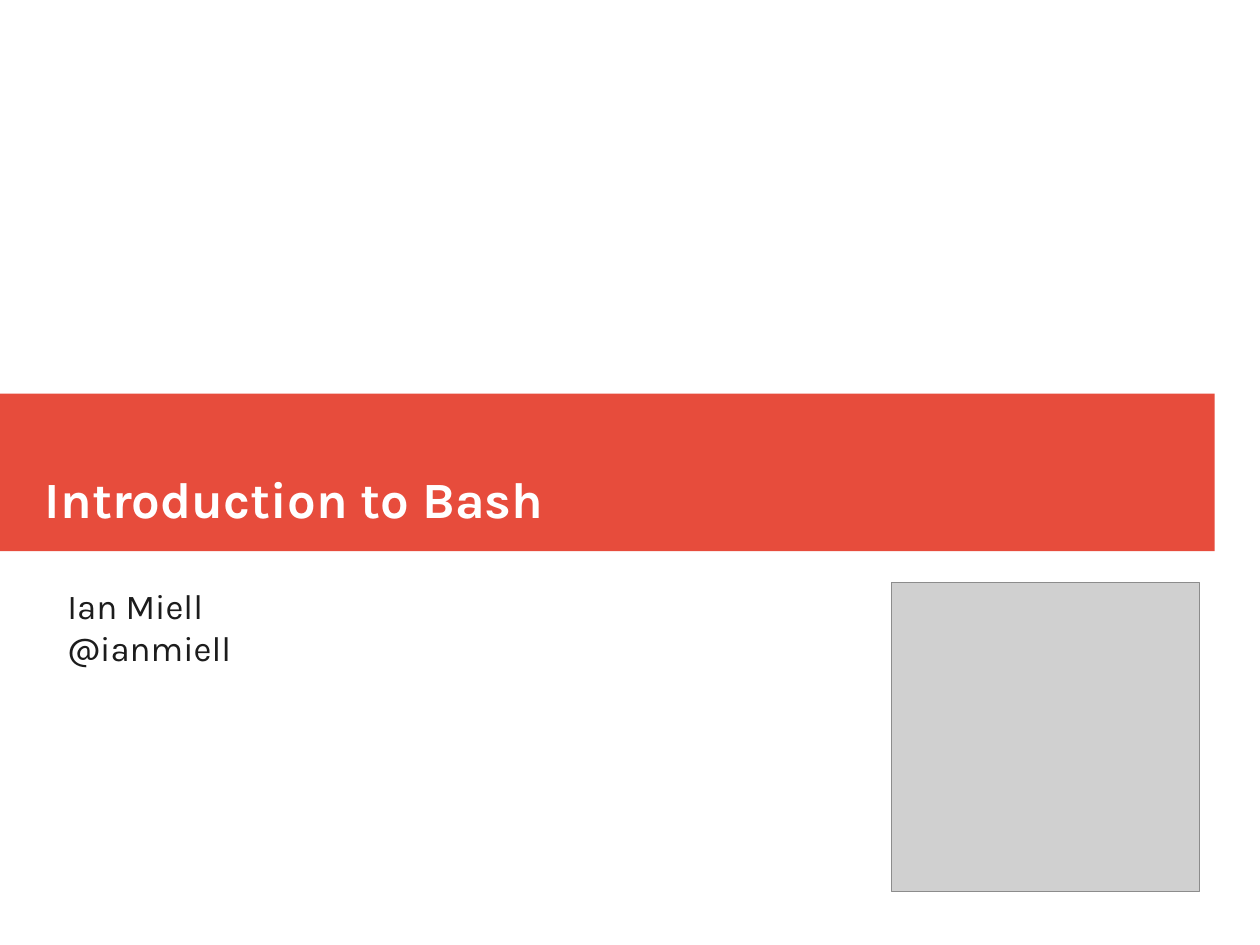
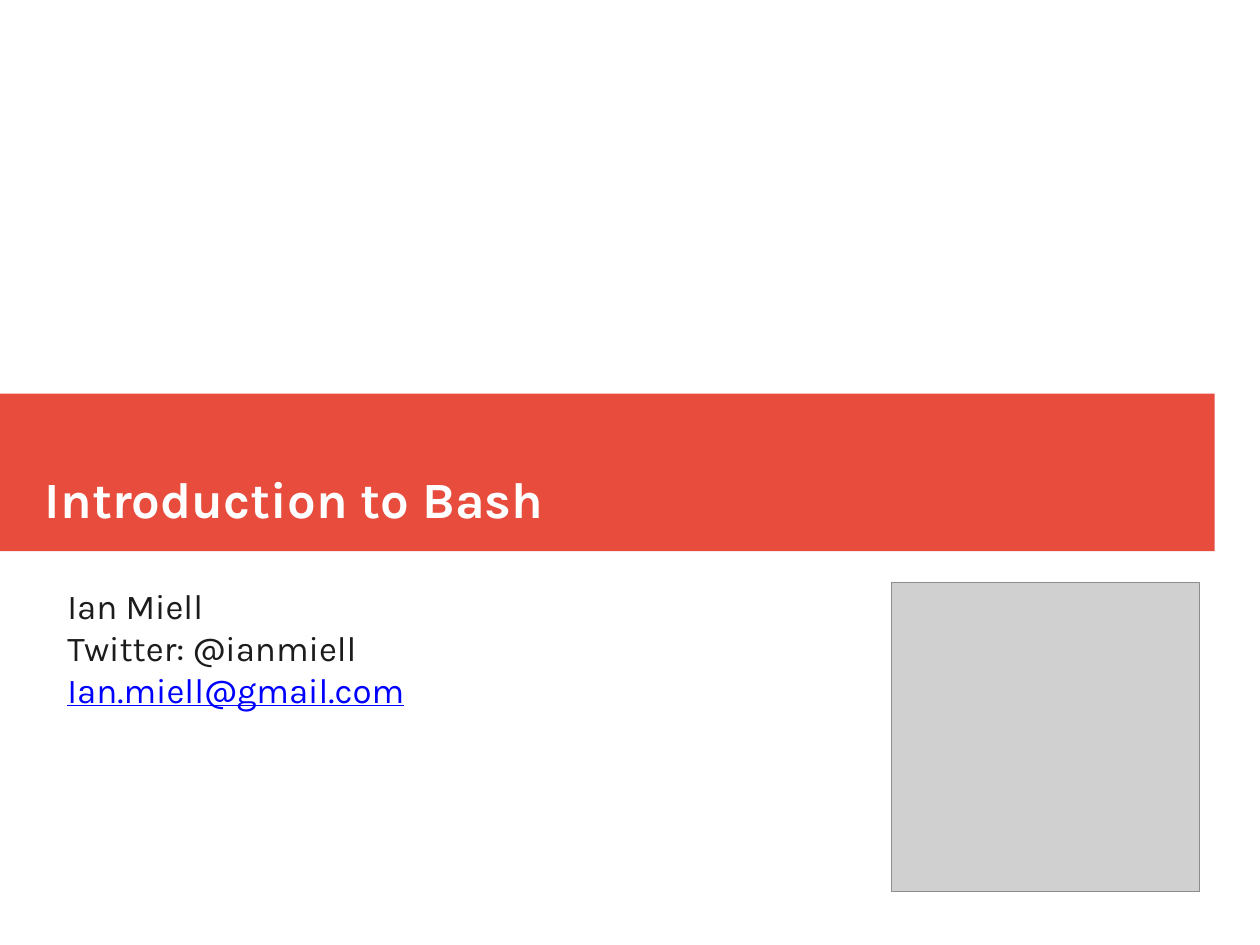
Before and after one commit to ianmiell/introduction-to-bash, a slide deck: slide 1 of slides/introduction_to_bash.pptx. Drawn at 1260x945 pixels with LibreOffice and Linux fonts; fonts in the diff are those of the drawing; grey boxes stand for pictures. Boxes give left, top, right and bottom in pixels: in the first picture for what was removed or moved away, otherwise in the second. Text is boxed around its words. In the diff, an @@ line names an element or a change of style, - is before the commit and + after.

```diff
--- a/slides/introduction_to_bash.pptx
+++ b/slides/introduction_to_bash.pptx
@@ text at <box>67,637,404,712</box>: text changed; text colour #1C1C1C to #0000FF @@
-@ianmiell
+Twitter: @ianmiell
+Ian.miell@gmail.com
```
Also in this commit, not shown: 55 other slides changed, 2 slides removed, 1 other file.
